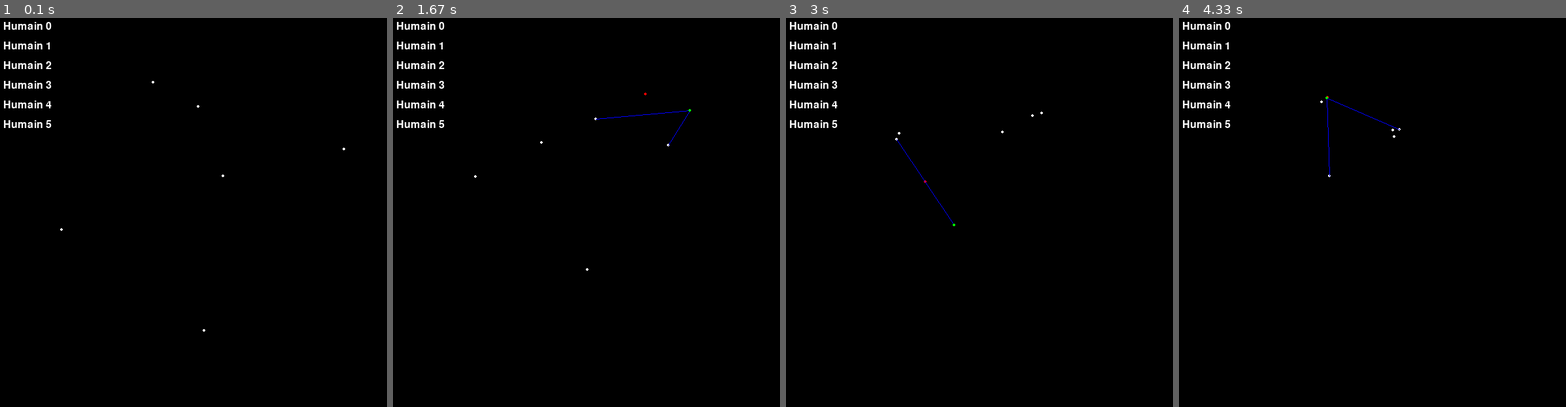
Above: before the commit, frames 1-4 (left to right).
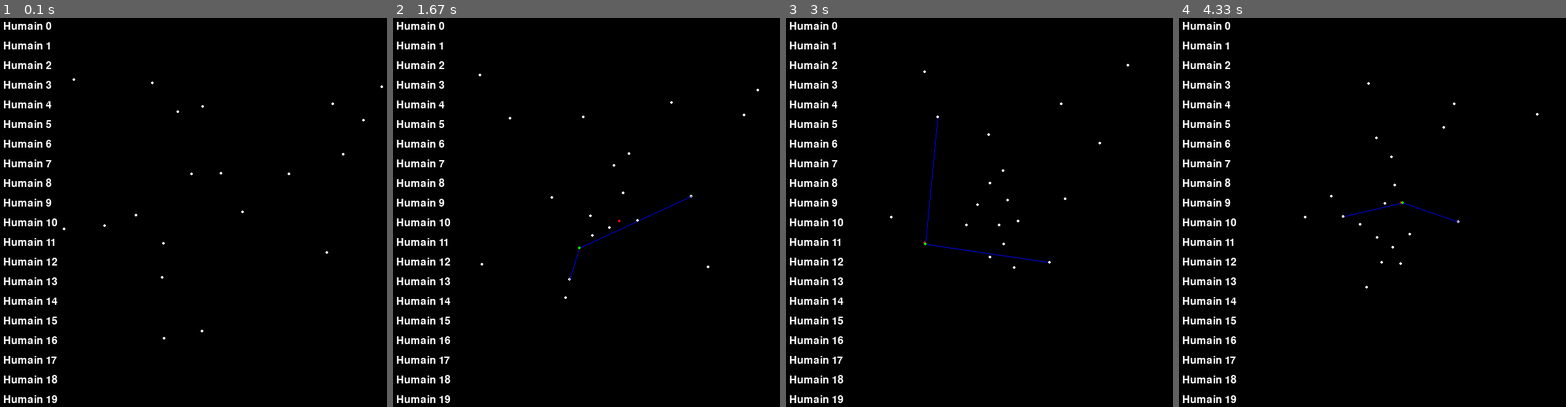
Above: after the commit, the same moments.

Repository: Mochacinno/crowd-simulation
Game: pygame game, started from import pygame.py
The game is run twice, just before and just after one commit, with the same random seed, the same clock (stepped at 60 frames per second) and the same inputs.
Inputs (mouse positions are in pixels of both pictures, inside the frame that each line leads up to):
- Up to frame 1 (0.1 s): no input
- Up to frame 2 (1.67 s): click "Humain 0" at 0.38 s; click "Humain 1" at 0.72 s; click "Humain 5" at 1.05 s; click (427, 266) at 1.38 s, where only the run after the commit has a clickable "Humain 12"
- Up to frame 3 (3 s): click "Humain 2" at 1.72 s; click (820, 150) at 2.05 s, where only the run after the commit has a clickable "Humain 6"; click (820, 286) at 2.38 s, where only the run after the commit has a clickable "Humain 13"; click "Humain 3" at 2.72 s
- Up to frame 4 (4.33 s): click (1237, 123) at 3.05 s; click (1213, 399) at 3.38 s, where only the run after the commit has a clickable "Humain 19"; click "Humain 4" at 3.72 s; click (1213, 169) at 4.05 s, where only the run after the commit has a clickable "Humain 7"

The runs differ from the first frame. In frame 1, 2.0% of the frame differs, in the area x 1-99%, y 15-99%; in frame 2, 2.1%; in frame 3, 2.1%, in the area x 1-89%, y 11-99%; in frame 4, 2.1%.

Commit message:
collision ok

Diff:
--- a/import pygame.py
+++ b/import pygame.py
@@ -23,10 +23,10 @@
     return np.linalg.norm(pos1 - pos2)
 
 class Humain:
-    def __init__(self, x, y, id, rayon_collision =10):
+    def __init__(self, x, y, id, rayon_collision = 30):
         self.id = id
         self.pos = np.array([x, y], dtype=float)
-        self.vitesse = 20
+        self.vitesse = 1
         self.tolerance = 2
         self.cible1 = None      # Instance de cible 1
         self.pos_percue_cible1 = (0,0) # Position percue par l'humain
@@ -36,7 +36,7 @@
 
 
     def choisir_cible(self, dict_humains):
-        target_ids = [key for key in dict_humains if key != self.id+1]
+        target_ids = [key for key in dict_humains if key != self.id]
 
         index_cible1, index_cible2 = np.random.choice(target_ids, 2, replace=False)
         self.cible1 = dict_humains[index_cible1]
@@ -82,11 +82,14 @@
         # tous les gens bougent en meme temps au lieu que humain1 bouge, qui donc modifie la position pour qqn qui a le cible de humain1
         repulsion = self.verifier_collisions(dict_humains)
         vect_dir = self.calculer_destination() - self.pos
+        prochaine_position = self.pos
         if np.linalg.norm(vect_dir) > self.tolerance : # Si on est loin de la destination
-            prochaine_position = self.pos + vect_dir / np.linalg.norm(vect_dir)
-            dict_pos[self.id] = prochaine_position + repulsion
-        else :  # Si on est proche de la destination
-            dict_pos[self.id] = self.pos + repulsion
+            prochaine_position = self.pos + normaliser_vecteur(vect_dir) * self.vitesse + repulsion
+        else : # Si on est proche de la situation
+            if np.linalg.norm(repulsion) > 0 :
+                prochaine_position = self.pos + repulsion
+        dict_pos[self.id] = prochaine_position
+
 
     def verifier_collisions(self, dict_humains):
         repulsion = 0
@@ -189,7 +192,7 @@
 interface = Interface()
 
 # Création des gens
-for i in range(6):
+for i in range(20):
     humain = Humain(randint(100,600),randint(100,500), i)
     dict_humains[i] = humain
     dict_pos[i] = humain.pos
